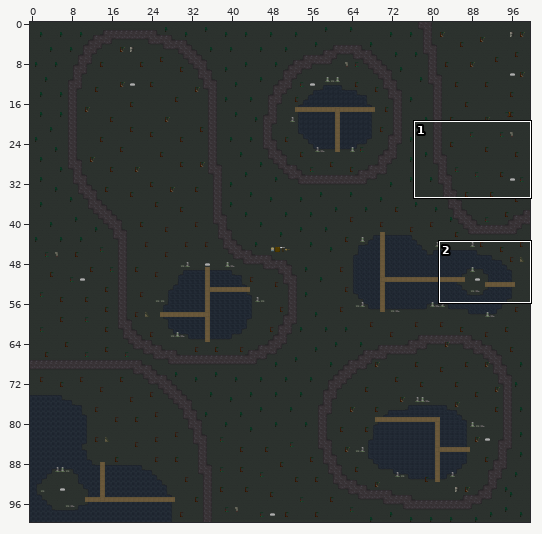
A Tiled map (JSON) gets an edit: assets/tilemap/nightmare.json. Above, an overview of the earlier version with the close-up marked.
Close-up. Before:
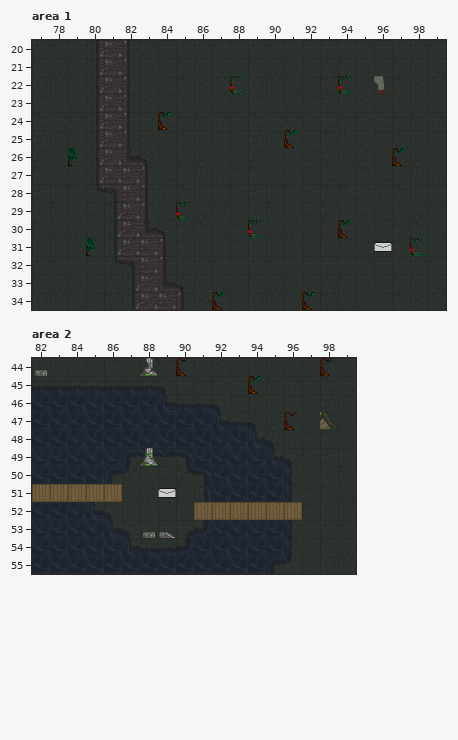
Cells are 32x32 px. Shown: area 1 x 77..99, y 20..34; area 2 x 82..99, y 44..55. The commit also changed other parts of the map, which this record leaves out.
Once edited:
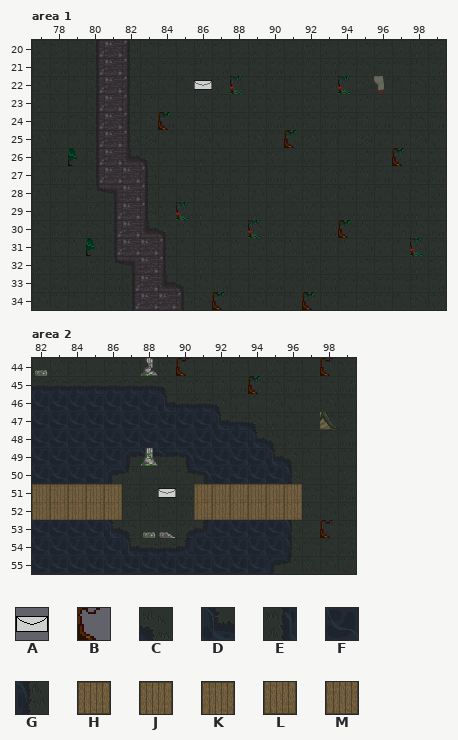
Key: from "nightmare_spritesheet": A 50, B 57, C 355, D 363, E 368, F 371, G 372, H 393, J 408, K 409, L 416, M 417.
_ is an empty cell, . an unchanged one.
Objects are placed by their top-left corner, in cells (3,4 is the top-left corner of cell 3,4); size is 1x1 cell unless given.
The edit:
--- layer "mailObj", area 1
-A at 96,31
+A at 86,22
--- layer "waterTile", area 2
@@ x 82..96 @@
-51 .........EFFFFG
-52 FFFDC..........
+51 .........______
+52 _____..........
--- layer "bridgeTile", area 2
@@ x 82..96 @@
-51 HHHHH....______
-52 _____....HHHHHH
+51 KKKKK....JJJJJJ
+52 MMMMM....LLLLLL
--- layer "trees_deadObj", area 2
+B at 98,53
-B at 96,47
Changed places in both close-ups, as pixel boxes (x1, y1, x2, y2):
new place: (194, 80, 212, 90)
old place: (374, 242, 392, 252)
removed: (284, 412, 297, 430)
changed: (32, 484, 122, 520)
changed: (194, 484, 302, 503)
added: (320, 520, 333, 538)
